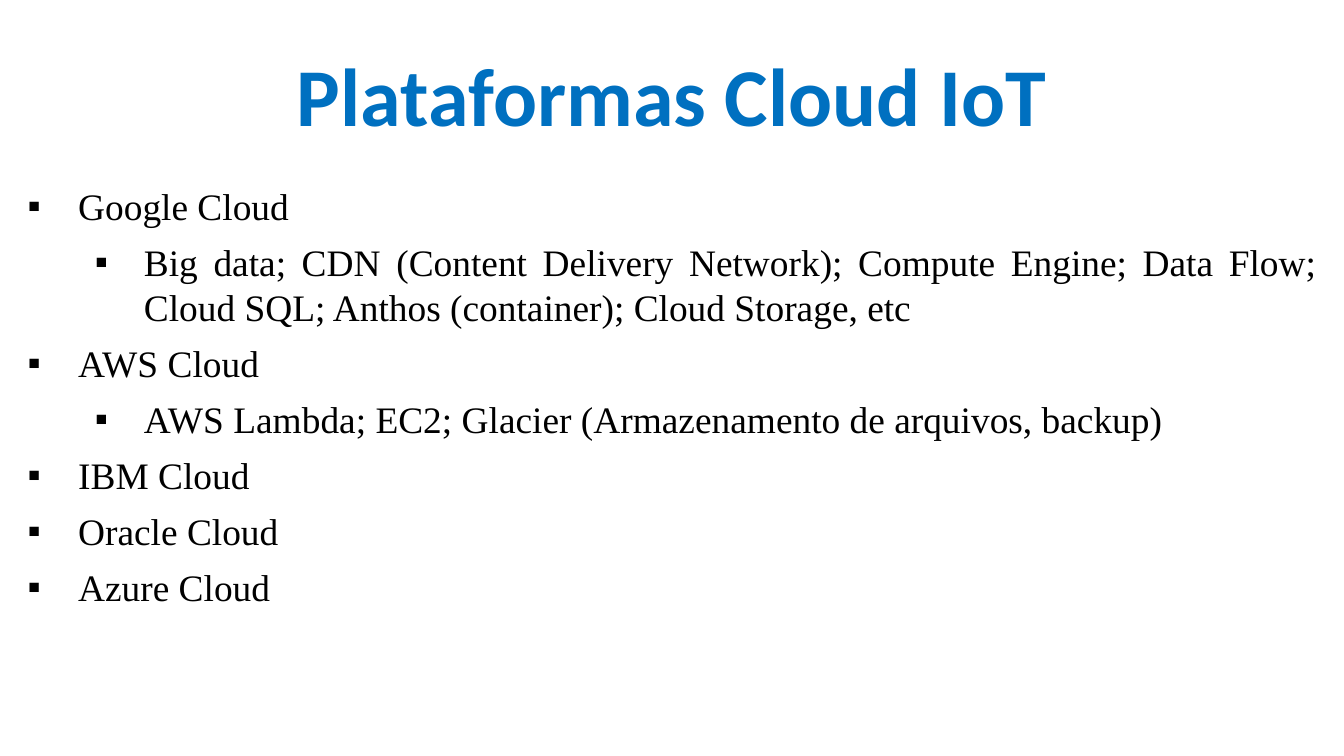
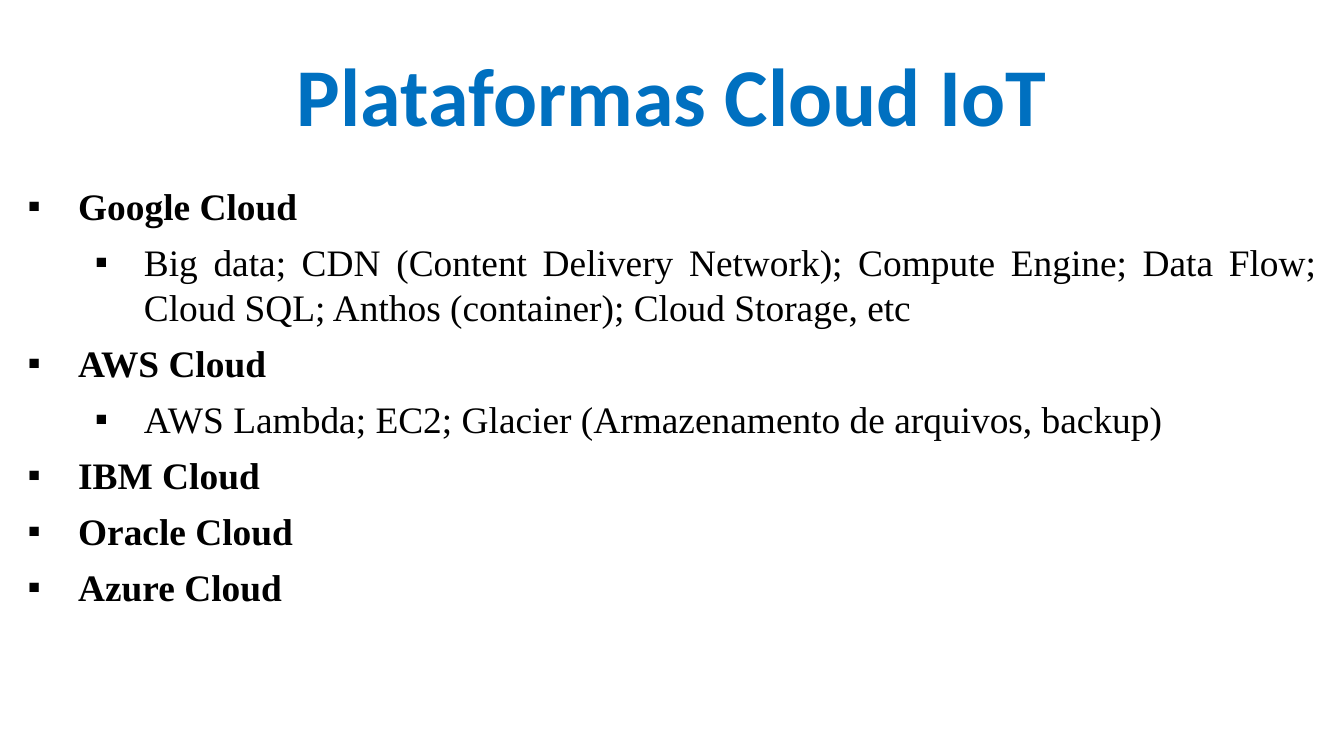
Before and after one commit to CloudEducationBrazil/WydenArea1AplicacaoCloudIndustria40Python, a slide deck: slide 19 of 01 Classes/Aula 02 - Aplicação Cloud Indústria 40 Python IoT Midlleware e Protocolos de Rede.pptx. Drawn at 1344x756 pixels with LibreOffice and Linux fonts; fonts in the diff are those of the drawing; background and template pictures are left out. Boxes give left, top, right and bottom in pixels: in the first picture for what was removed or moved away, otherwise in the second. Text is boxed around its words. In the diff, an @@ line names an element or a change of style, - is before the commit and + after.

```diff
--- a/01 Classes/Aula 02 - Aplicação Cloud Indústria 40 Python IoT Midlleware e Protocolos de Rede.pptx
+++ b/01 Classes/Aula 02 - Aplicação Cloud Indústria 40 Python IoT Midlleware e Protocolos de Rede.pptx
@@ text at [78, 194, 298, 602]: bold on in "Google Cloud", "AWS Cloud", "IBM Cloud", "Oracle Cloud" and 1 more places @@
```
Also in this commit, not shown: 3 other slides changed.
